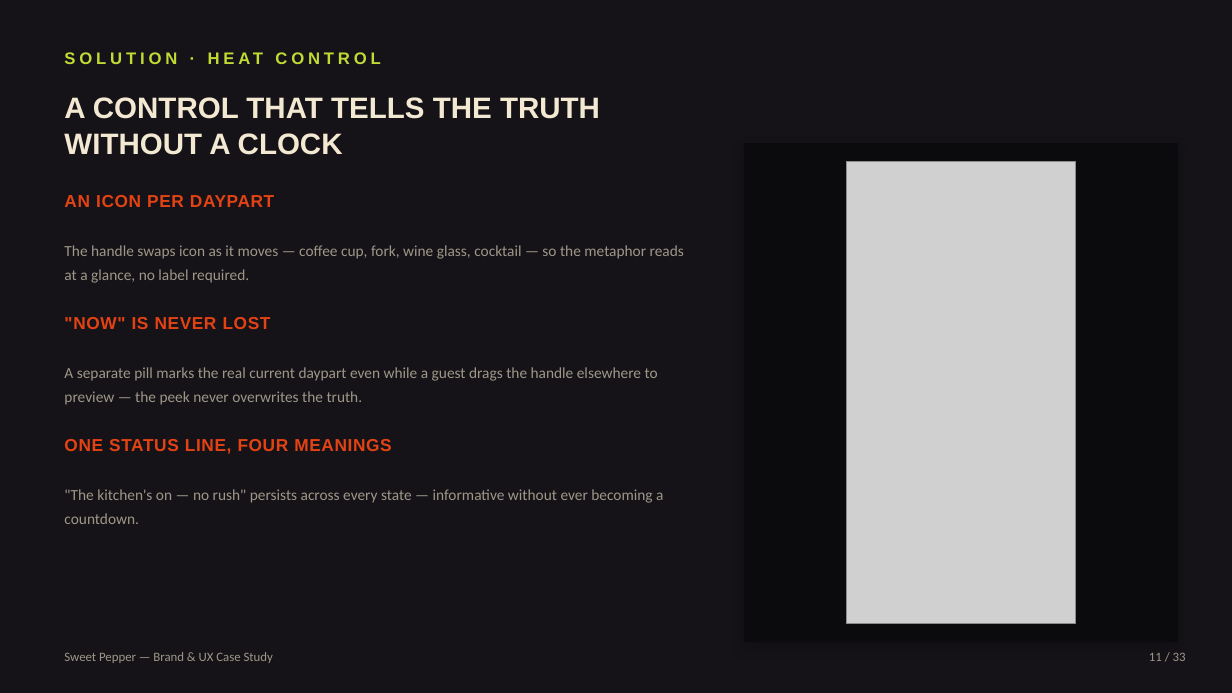
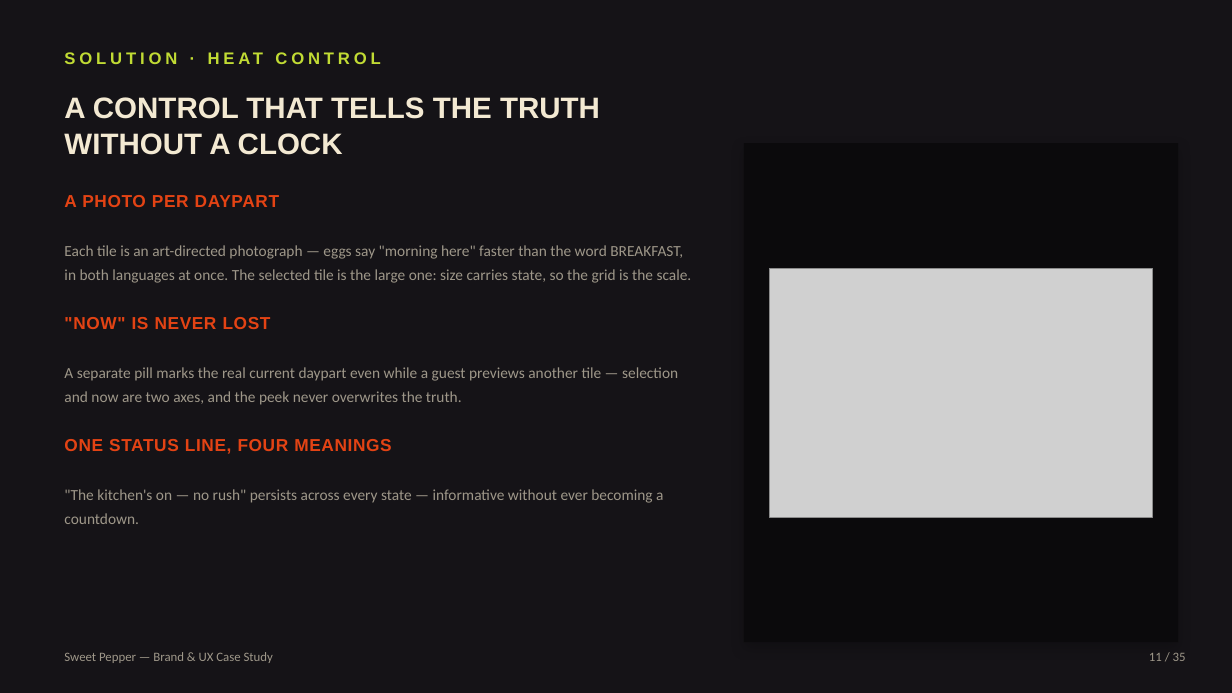
Before and after one commit to conceptly/sweet-pepper-bar, a slide deck: slide 11 of case-study/Sweet-Pepper-Case-Study.pptx. Drawn at 1232x693 pixels with LibreOffice and Linux fonts; fonts in the diff are those of the drawing; grey boxes stand for pictures. Boxes give left, top, right and bottom in pixels: in the first picture for what was removed or moved away, otherwise in the second. Text is boxed around its words. In the diff, an @@ line names an element or a change of style, - is before the commit and + after.

```diff
--- a/case-study/Sweet-Pepper-Case-Study.pptx
+++ b/case-study/Sweet-Pepper-Case-Study.pptx
@@ text at [64,195,279,207]: text changed @@
-AN ICON PER DAYPART
+A PHOTO PER DAYPART
@@ text at [64,245,692,283]: text changed @@
-The handle swaps icon as it moves — coffee cup, fork, wine glass, cocktail — so the metaphor reads at a glance, no label required.
+Each tile is an art-directed photograph — eggs say "morning here" faster than the word BREAKFAST, in both languages at once. The selected tile is the large one: size carries state, so the grid is the scale.
@@ picture: place and size @@
-picture at [847,162,1076,624]
+picture at [770,268,1153,517]
@@ text at [64,367,678,405]: text changed @@
-A separate pill marks the real current daypart even while a guest drags the handle elsewhere to preview — the peek never overwrites the truth.
+A separate pill marks the real current daypart even while a guest previews another tile — selection and now are two axes, and the peek never overwrites the truth.
```
Also in this commit, not shown: 30 other slides changed, 2 slides added, 15 other files.
